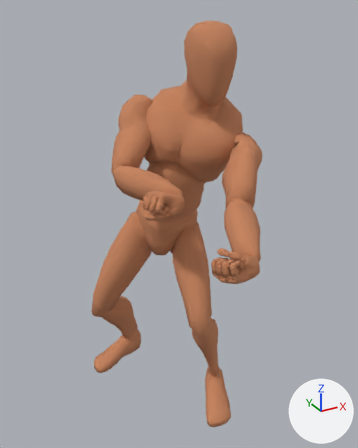
The Blender file rigs/human/combat/melee/animation-human-staff-combo.blend as it was, and as the next commit left it.
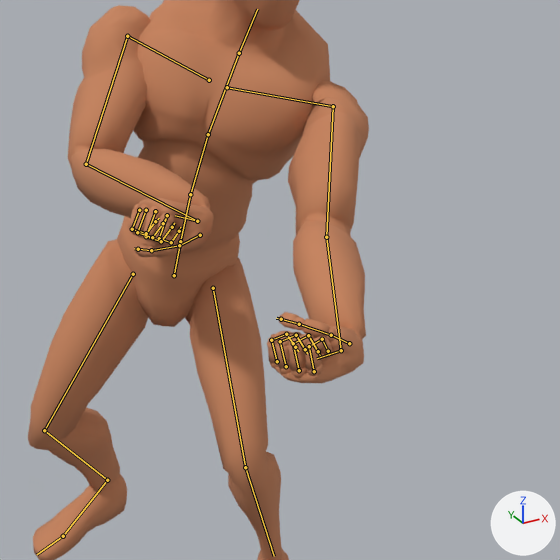
There are two pictures of each version: one whole from a 50 mm camera at (-0.939, -1.762, 1.656) aimed at (-0.086, -0.212, 0.881), one close up on the part from 22% to 100% of the width and 20% to 83% of the height. The axes (+X, +Y, +Z) are drawn at lower right. The lights are the same throughout. The older version's two pictures come first. Both versions are drawn at frame 13 of the action 'Staff_Combo'; the numbers are the values there. The bones that change, and the others that lie on the model, are drawn over the model as lines in the close-ups.

Objects in the first close-up: 'Mannequin'.
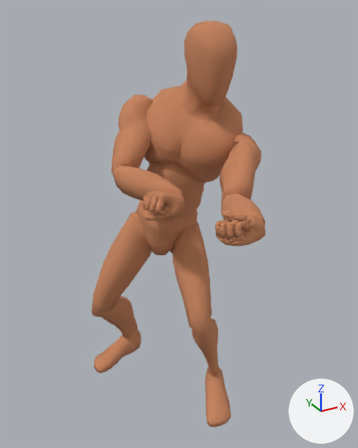
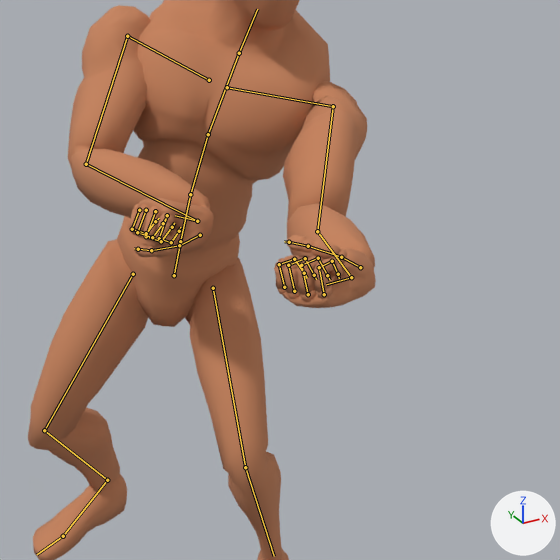
The edits, one by one:
Bone 'CTRL_Arm_L' (bone_ctrl_arm_l) moves from (0.514, -0.785, -0.868) to (0.389, -0.798, -0.87).

Boxes (x1, y1, x2, y2) around the edits, measured in the close-ups (560 x 560 px):
'Mannequin', posed
    before: (28, 0, 369, 560)
    after: (28, 0, 376, 560)
